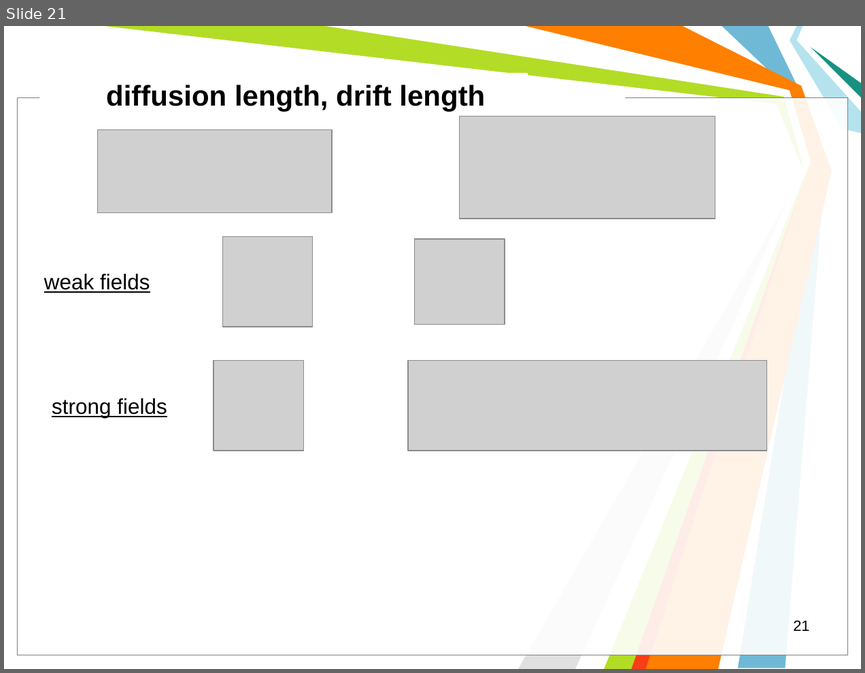
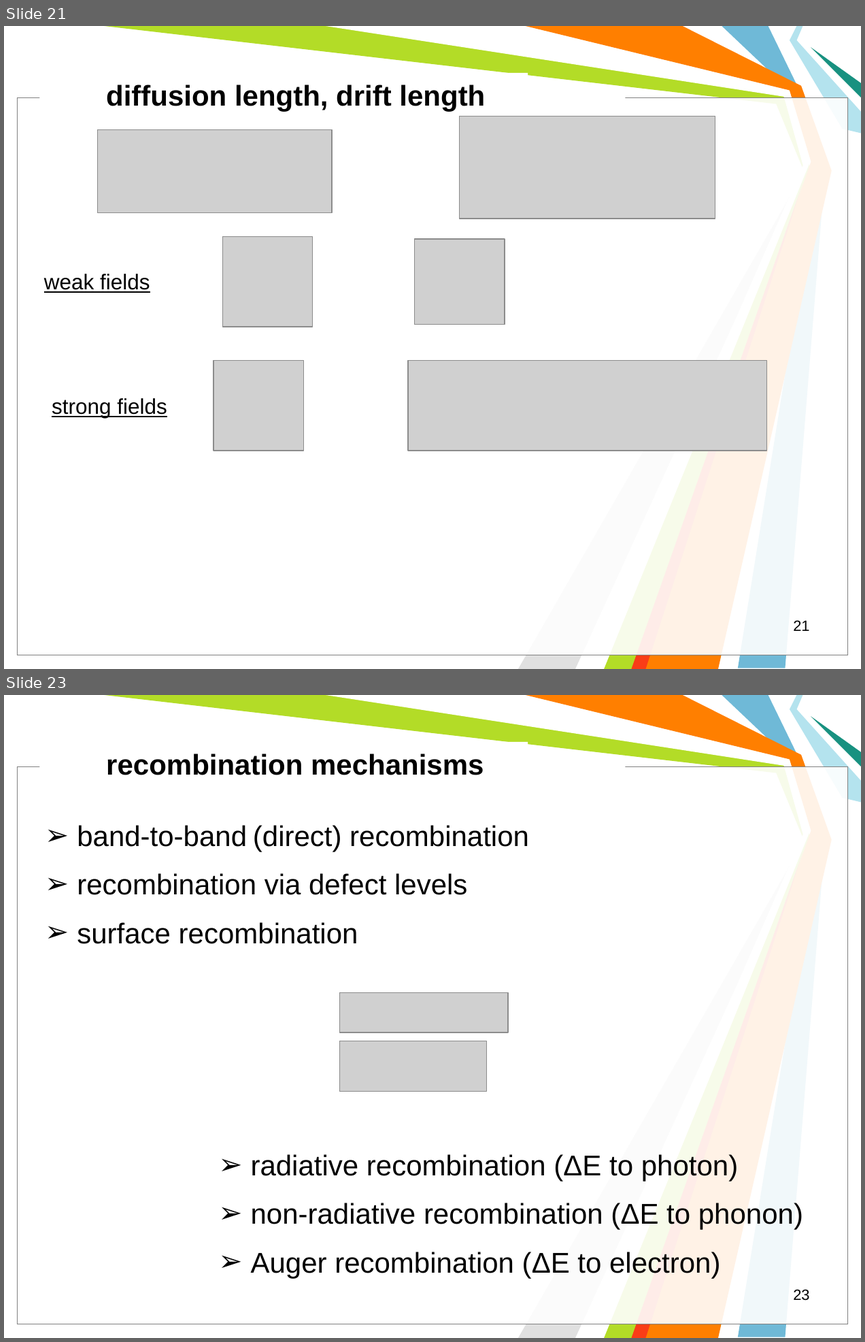
Before and after one commit to l432/NMK, a slide deck: Lecture/Photovoltaics/Photovoltaics2.ppt. Shown one above the other, each under a label of ours: slide 21 before the commit, slides 21 and 23 after it; the slides between them are not shown. The pictures are 865x673 and 865x1342 pixels, drawn with LibreOffice and Linux fonts; fonts in the diff are those of the drawing; grey boxes stand for pictures; background and template pictures are left out. Boxes give left, top, right and bottom in pixels: in the first picture for what was removed or moved away, otherwise in the second. Text is boxed around its words. In the diff, an @@ line names an element or a change of style, - is before the commit and + after.

```diff
--- a/Lecture/Photovoltaics/Photovoltaics2.ppt
+++ b/Lecture/Photovoltaics/Photovoltaics2.ppt
@@ slide 23 added at bbox=[4, 695, 861, 1338], background #FFFFFF; not listed: 11 template elements that a slide beside it also shows @@
@@ text added at bbox=[106, 753, 483, 775], 24 pt, text #000000, bold @@
+recombination mechanisms
@@ text added at bbox=[77, 825, 529, 944], 24 pt, text #000000 @@
+➢ band-to-band (direct) recombination
+➢ recombination via defect levels
+➢ surface recombination
@@ picture added at bbox=[340, 992, 508, 1032] @@
@@ picture added at bbox=[340, 1040, 486, 1091] @@
@@ text added at bbox=[251, 1154, 803, 1278], 24 pt, text #000000 @@
+➢ radiative recombination (ΔΕ to photon)
+➢ non-radiative recombination (ΔΕ to phonon)
+➢ Auger recombination (ΔΕ to electron)
@@ page number added at bbox=[793, 1289, 809, 1300], 12.5 pt, text #000000 @@
+23
```
Also in this commit, not shown: 17 other slides added, 1 slide removed.
